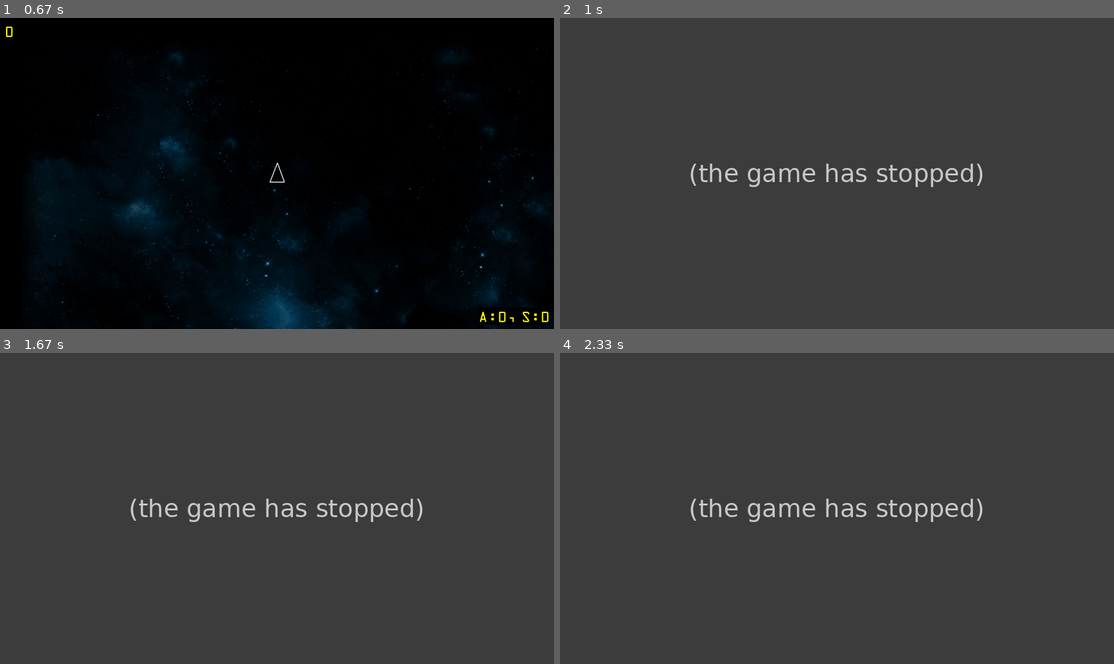
Above: before the commit, frames 1-4 (two rows, left to right).
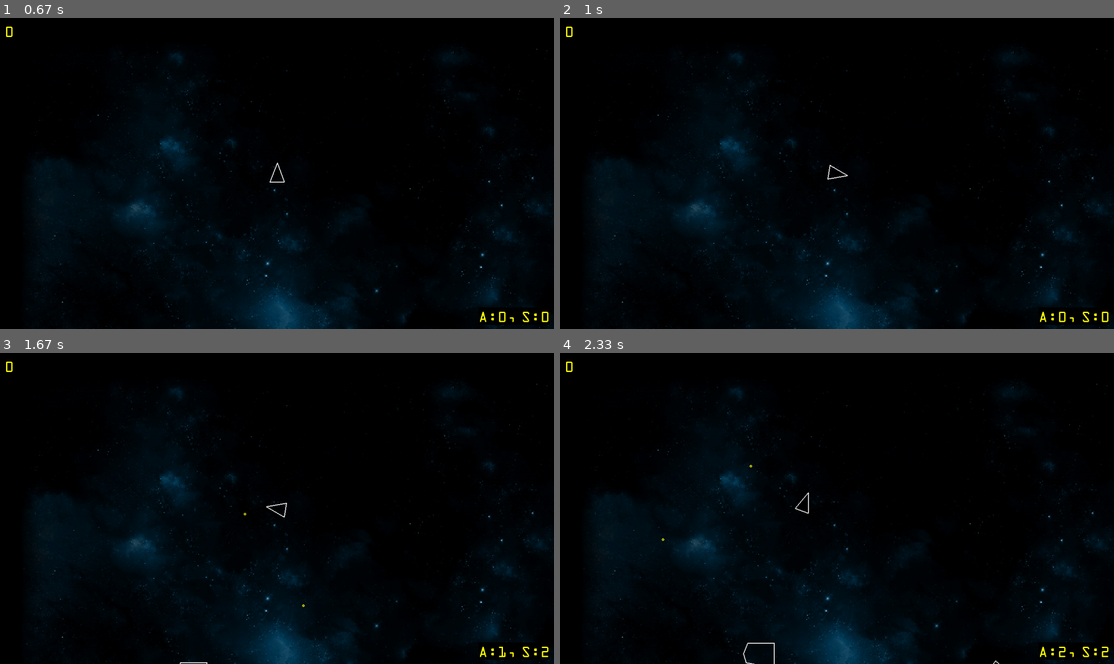
Above: after the commit, the same moments.

Repository: paulhunter/pygame-asteroids
Game: pygame game, started from main.py
Same seed, same stepped clock (60 frames per second), same inputs: the game is played once before the commit and once after it.
Inputs:
- Up to frame 1 (0.67 s): click "Start" at 0.38 s
- Up to frame 2 (1 s): hold Q from 0.67 s (still down); hold Right from 0.67 s (still down)
- Up to frame 3 (1.67 s): release Q at 1.13 s; release Right at 1.13 s; hold Right 1.17-1.63 s; tap Space at 1.23, 1.53 s
- Up to frame 4 (2.33 s): hold Up 1.67-1.97 s; tap Space at 1.73, 2.07 s; hold Right from 2 s (still down)

Frame 1 is identical in both runs. In frame 2, 100% of the frame differs, in the area x 0-100%, y 0-100%; in frame 3, 100%; in frame 4, 100%.
Error before the commit: ValueError: Can't normalize Vector of length Zero (player.py line 175); the game stopped at 0.67 s (later frames are placeholders)

Commit message:
fix - no retro-thrust if stationary, retro is half thrust/acceleration

Diff:
--- a/player.py
+++ b/player.py
@@ -172,7 +172,9 @@
             self.accel(-dt)
 
         if keys[pygame.K_q]:
-            self.accel(dt, -self.velocity.normalize())
+            if (self.velocity.length_squared() > 0):
+                # half the acceleration for retro-thrusters
+                self.accel(dt / 2, -self.velocity.normalize())
 
         # SHOOTING CONTROLS
         if self.shot_cooldown > 0:
